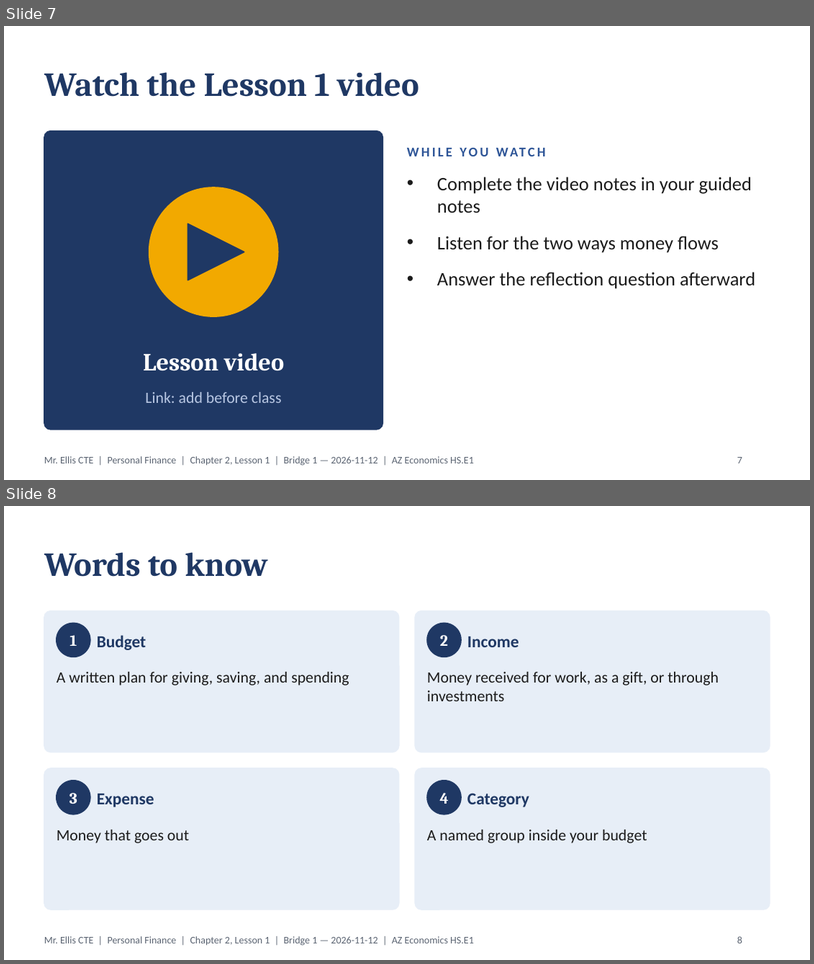
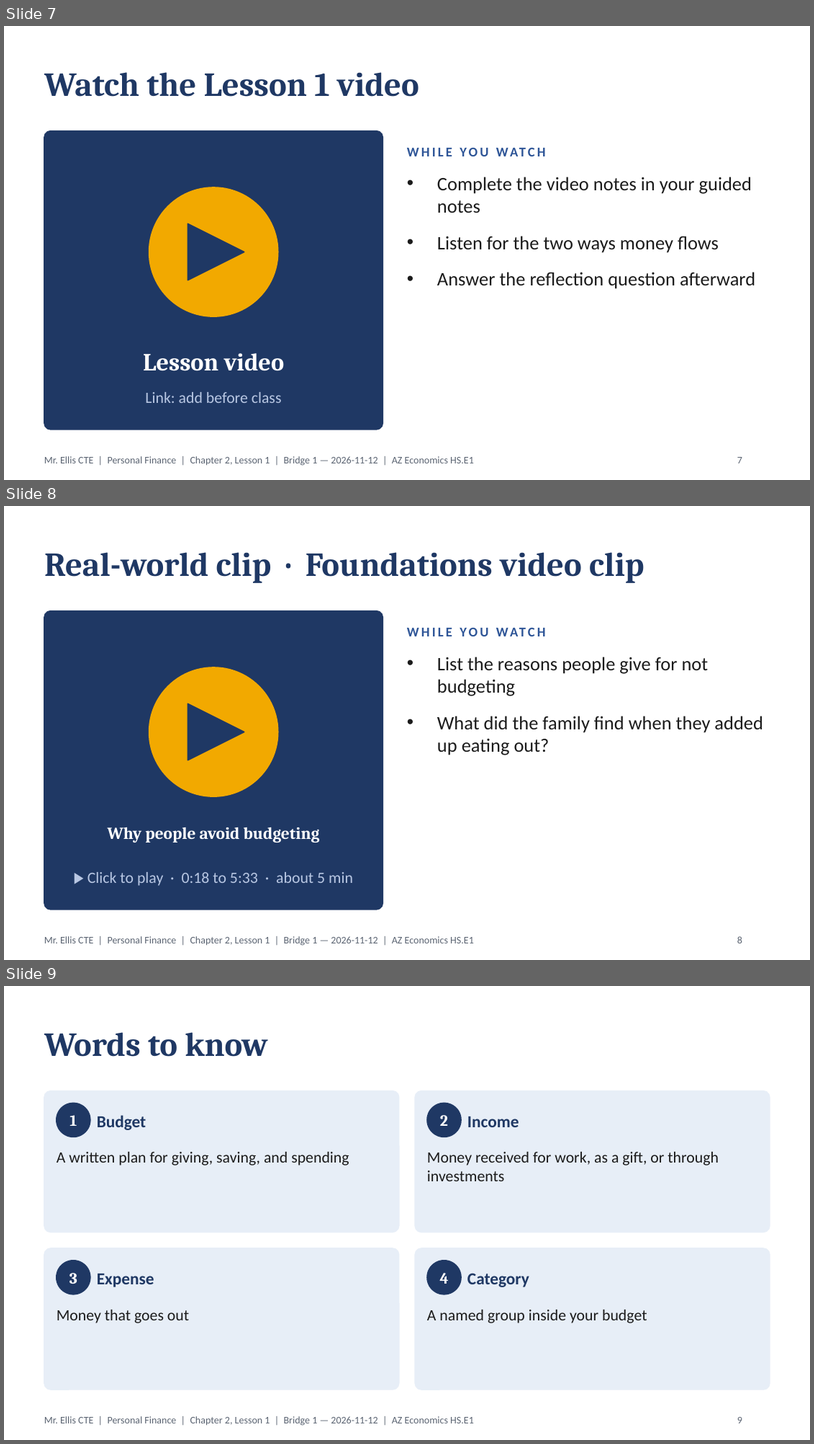
Before and after one commit to highgroundthree-art/electrical-el1-study-guides, a slide deck: financial-comprehension/personal/chapter-02/L1_The_Benefits_of_Budgeting.pptx. Shown one above the other, each under a label of ours: slides 7 and 8 before the commit, slides 7, 8 and 9 after it. The pictures are 814x964 and 814x1444 pixels, drawn with LibreOffice and Linux fonts; fonts in the diff are those of the drawing. Boxes give left, top, right and bottom in pixels: in the first picture for what was removed or moved away, otherwise in the second. Text is boxed around its words. In the diff, an @@ line names an element or a change of style, - is before the commit and + after.

```diff
--- a/financial-comprehension/personal/chapter-02/L1_The_Benefits_of_Budgeting.pptx
+++ b/financial-comprehension/personal/chapter-02/L1_The_Benefits_of_Budgeting.pptx
@@ slide 8 added at (x1=4, y1=506, x2=810, y2=960), background #FFFFFF; not listed: 1 template element that a slide beside it also shows @@
@@ title added at (x1=44, y1=552, x2=645, y2=583), 30 pt, text #1F3864, bold @@
+Real-world clip · Foundations video clip
@@ rounded rectangle added at (x1=44, y1=611, x2=383, y2=909), fill #1F3864, outline #1F3864 1 pt @@
@@ text added at (x1=407, y1=619, x2=770, y2=643), 12 pt, text #2E5597, bold @@
+WHILE YOU WATCH
@@ text added at (x1=437, y1=656, x2=764, y2=755), 17 pt, text #1B1B1B @@
+• List the reasons people give for not budgeting
+• What did the family find when they added up eating out?
@@ ellipse added at (x1=149, y1=667, x2=278, y2=796), fill #F2A900, outline #F2A900 1 pt @@
@@ triangle added at (x1=188, y1=703, x2=244, y2=760), fill #1F3864, outline #1F3864 1 pt @@
@@ text added at (x1=108, y1=827, x2=320, y2=842), 15 pt, text #FFFFFF, bold @@
+Why people avoid budgeting
@@ text added at (x1=88, y1=872, x2=353, y2=885), 14 pt, text #B8C7E3 @@
+▶ Click to play · 0:18 to 5:33 · about 5 min
@@ page number added at (x1=738, y1=936, x2=743, y2=943), 9 pt, text #5B6472 @@
+8
@@ what was slide 8 is now slide 9 @@
@@ page number at (x1=738, y1=1417, x2=743, y2=1423): text changed @@
-8
+9
```
Also in this commit, not shown: 34 other files.
